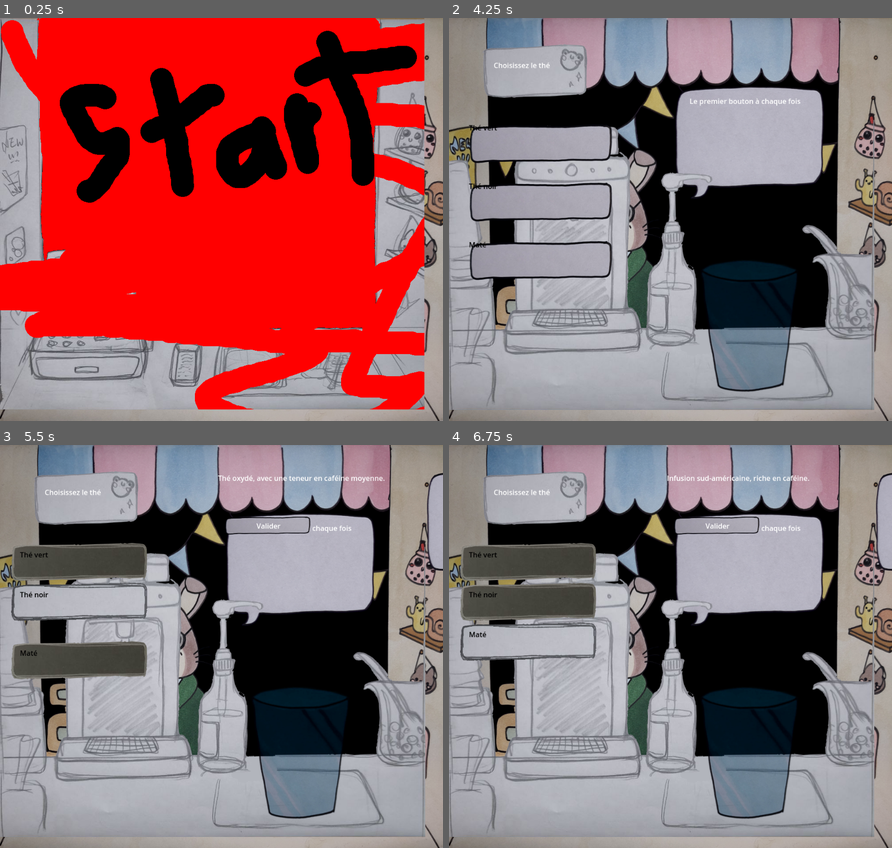
Above: before the commit, frames 1-4 (two rows, left to right).
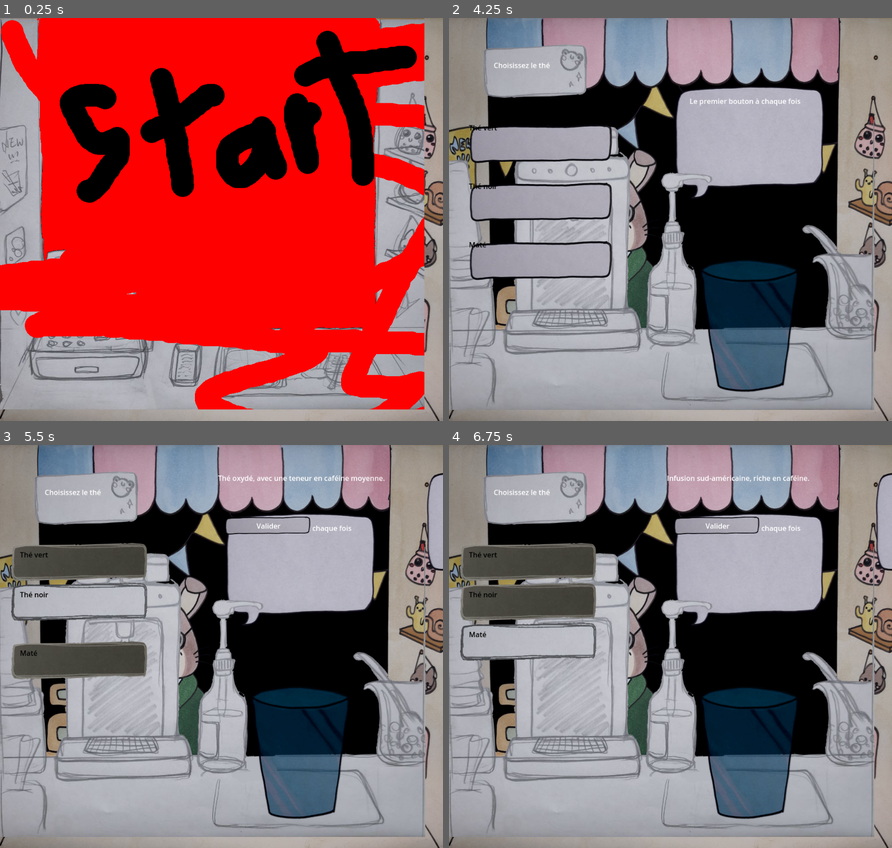
Above: after the commit, the same moments.

Repository: serrureriehurluberlesque/GGJ2025
Game: Godot game, scene res://scenes/tearoom.tscn
The game is run twice, just before and just after one commit, with the same random seed, the same clock (stepped at 60 frames per second) and the same inputs. The engine's default icon, where the game draws it, is replaced by a stand-in: a white triangle on a blue panel in a dark square.
Inputs (mouse positions are in pixels of both pictures, inside the frame that each line leads up to):
- Up to frame 1 (0.25 s): no input
- Up to frame 2 (4.25 s): click (661, 215) at 0.5 s; tap Enter at 3.5 s
- Up to frame 3 (5.5 s): click (93, 569) at 4.25 s; click (93, 622) at 5.02 s
- Up to frame 4 (6.75 s): click (542, 610) at 5.77 s; click (542, 658) at 6.52 s

The runs differ from the first frame. In frame 2, 2.5% of the frame differs, in the area x 58-78%, y 60-93%; in frame 3, 2.5%; in frame 4, 2.5%.

Commit message:
less transparency

Diff:
--- a/scenes/main.tscn
+++ b/scenes/main.tscn
@@ -210,8 +210,9 @@
 
 [node name="Personnage" type="TextureRect" parent="."]
 layout_mode = 2
-offset_right = 1000.0
-offset_bottom = 910.0
+offset_top = 25.0
+offset_right = 1000.0
+offset_bottom = 935.0
 texture = ExtResource("3_15n8k")
 metadata/_edit_use_anchors_ = true
 
Binary file changed: assets/batsu.png
Binary file changed: assets/hanamaru.png
Binary file changed: assets/verre_fini.png
Binary file changed: assets/verre_vide.png
